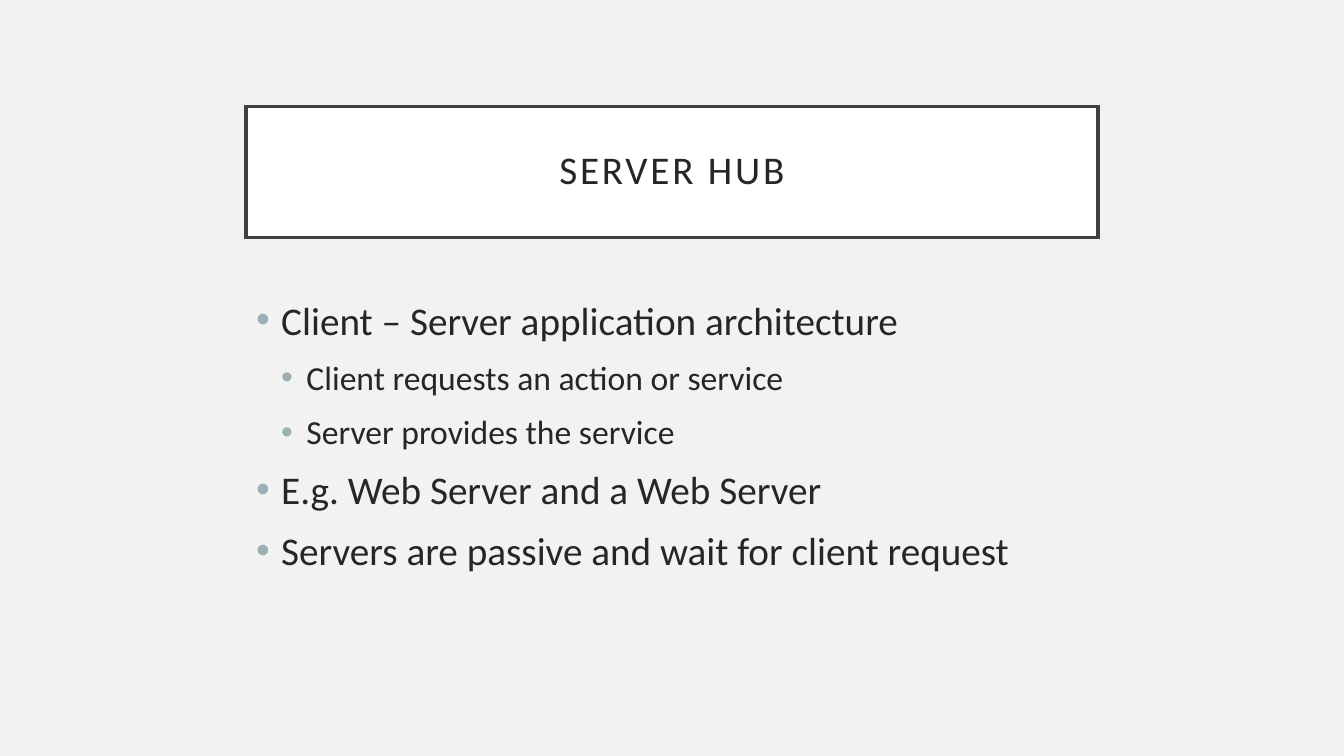
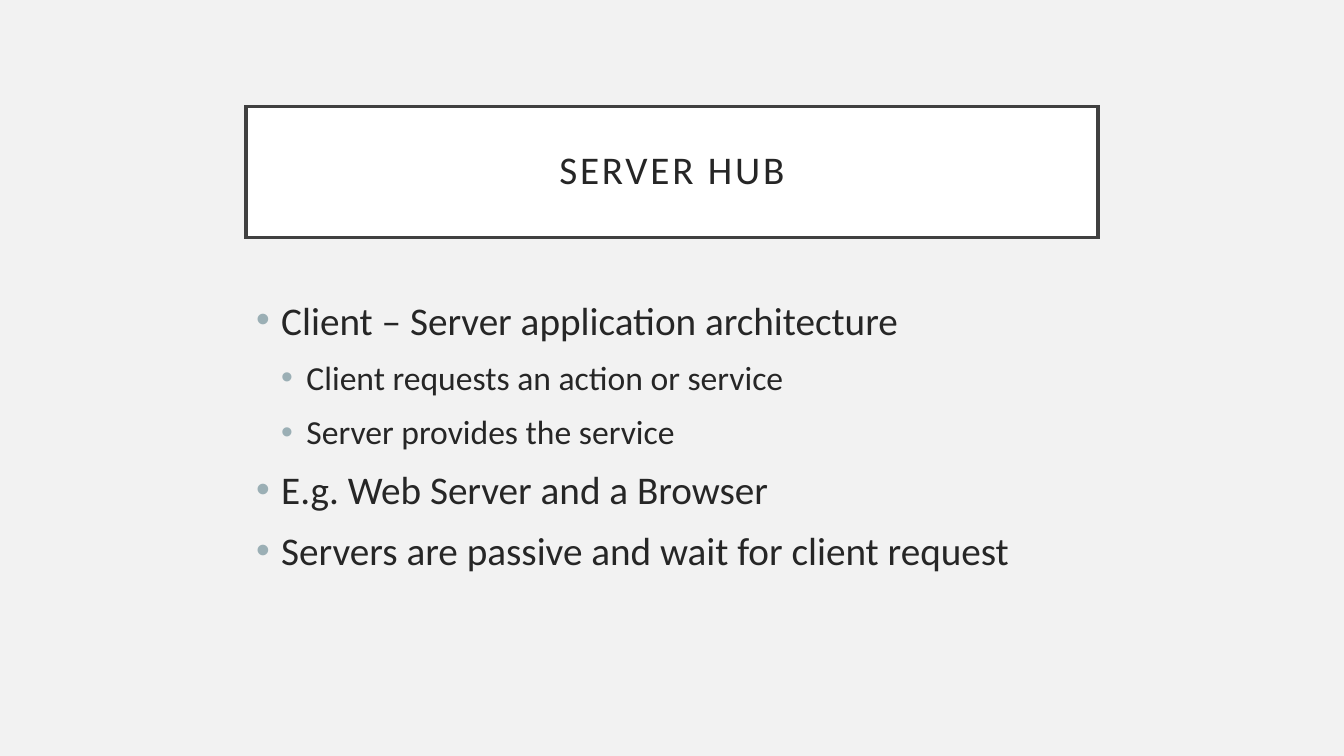
Before and after one commit to YusafOsei-Bonsu/Project-Prime-Dev, a slide deck: slide 2 of Documentation/Initial Presentation.pptx. Drawn at 1344x756 pixels with LibreOffice and Linux fonts; fonts in the diff are those of the drawing. Boxes give left, top, right and bottom in pixels: in the first picture for what was removed or moved away, otherwise in the second. Text is boxed around its words. In the diff, an @@ line names an element or a change of style, - is before the commit and + after.

```diff
--- a/Documentation/Initial Presentation.pptx
+++ b/Documentation/Initial Presentation.pptx
@@ text at (281, 476, 768, 511): text changed @@
-• E.g. Web Server and a Web Server
+• E.g. Web Server and a Browser
```
Also in this commit, not shown: 3 other slides changed.
